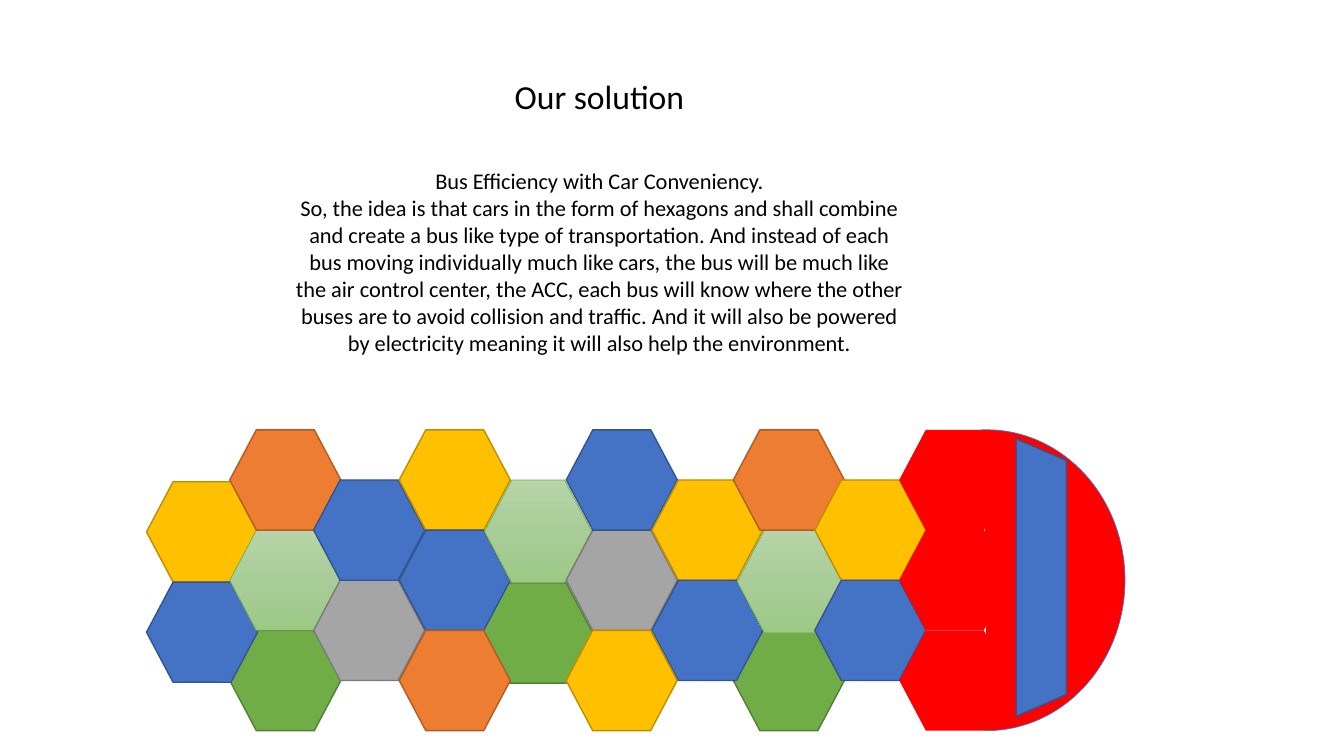
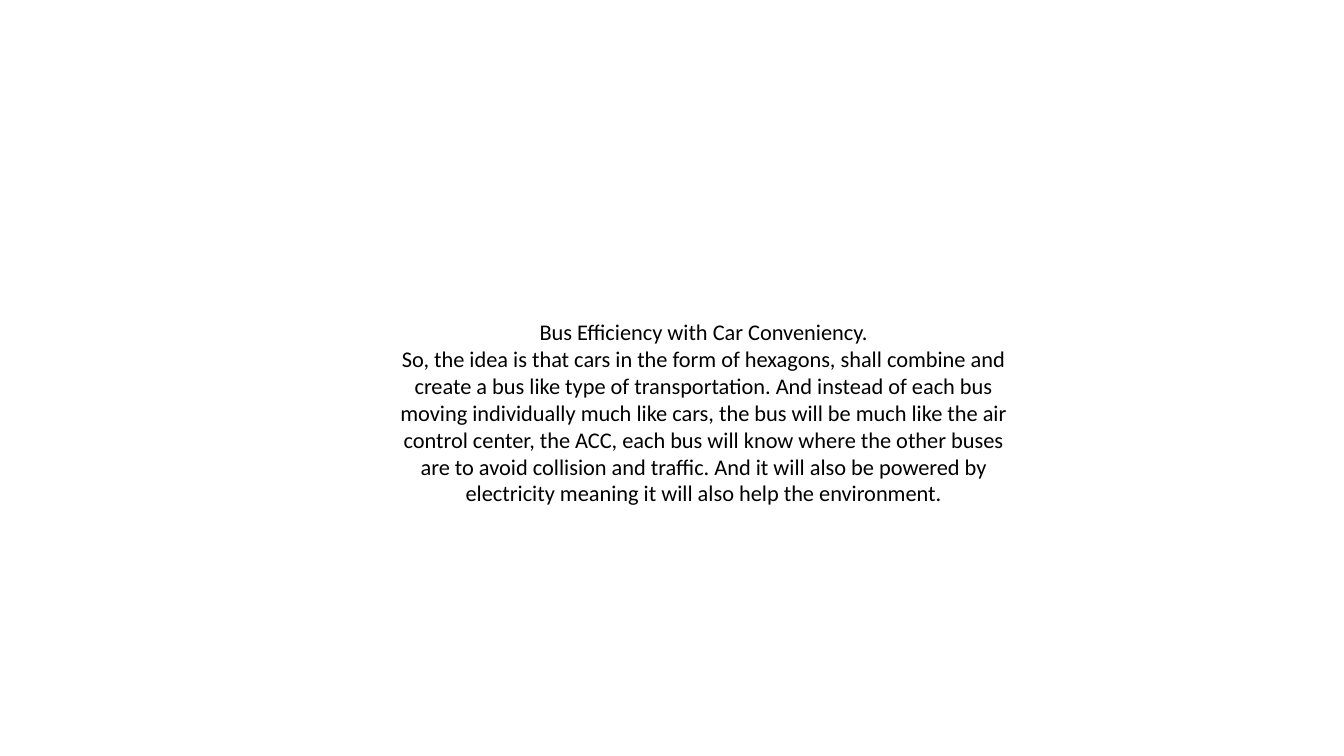
Before and after one commit to dperobotics/research-project, a slide deck: slide 7 of the hive bus.pptx (slide 2 before the commit). Drawn at 1344x756 pixels with LibreOffice and Linux fonts; fonts in the diff are those of the drawing. Boxes give left, top, right and bottom in pixels: in the first picture for what was removed or moved away, otherwise in the second. Text is boxed around its words. In the diff, an @@ line names an element or a change of style, - is before the commit and + after.

```diff
--- a/the hive bus.pptx
+++ b/the hive bus.pptx
@@ text removed at [515,85,684,110] @@
-Our solution
@@ text "Bus Efficiency with Car Conveniency.": place and size @@
-text "Bus Efficiency with Car Conveniency." at [296,173,902,355]
+text "Bus Efficiency with Car Conveniency." at [400,324,1007,505]
@@ text at [400,351,1007,505]: text changed @@
-So, the idea is that cars in the form of hexagons and shall combine and create a bus like type of transportation. And instead of each bus moving individually much like cars, the bus will be much like the air control center, the ACC, each bus will know where the other buses are to avoid collision and traffic. And it will also be powered by electricity meaning it will also help the environment.
+So, the idea is that cars in the form of hexagons, shall combine and create a bus like type of transportation. And instead of each bus moving individually much like cars, the bus will be much like the air control center, the ACC, each bus will know where the other buses are to avoid collision and traffic. And it will also be powered by electricity meaning it will also help the environment.
@@ hexagon removed at [230,430,341,529] @@
@@ hexagon removed at [399,430,510,529] @@
@@ hexagon removed at [567,430,678,529] @@
@@ hexagon removed at [734,430,845,529] @@
@@ group removed at [849,430,1125,730]: 3 hexagons, 1 arc (boxed as its full ellipse) @@
@@ trapezoid removed at [1016,439,1066,716] @@
@@ hexagon removed at [146,482,257,582] @@
@@ hexagon removed at [314,480,424,580] @@
@@ hexagon removed at [485,480,592,583] @@
@@ hexagon removed at [652,480,763,580] @@
@@ hexagon removed at [815,480,926,580] @@
@@ hexagon removed at [230,530,341,630] @@
@@ hexagon removed at [399,530,510,630] @@
@@ hexagon removed at [567,530,678,630] @@
@@ hexagon removed at [737,530,844,633] @@
@@ hexagon removed at [146,582,257,682] @@
@@ hexagon removed at [314,581,424,681] @@
@@ hexagon removed at [482,583,593,683] @@
@@ hexagon removed at [652,581,763,681] @@
@@ hexagon removed at [815,581,926,681] @@
@@ hexagon removed at [230,630,341,730] @@
@@ hexagon removed at [399,630,510,730] @@
@@ hexagon removed at [567,630,678,730] @@
@@ hexagon removed at [734,630,845,730] @@
```
Also in this commit, not shown: 6 slides added, 7 slides removed.
